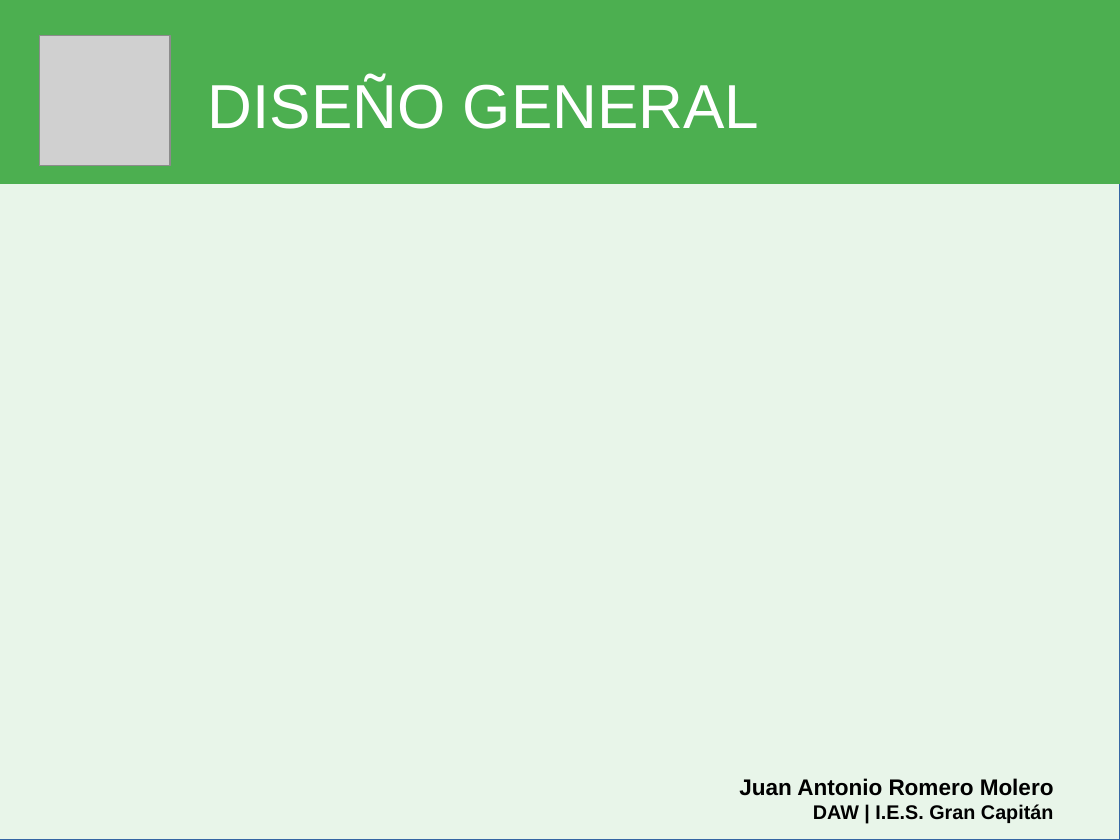
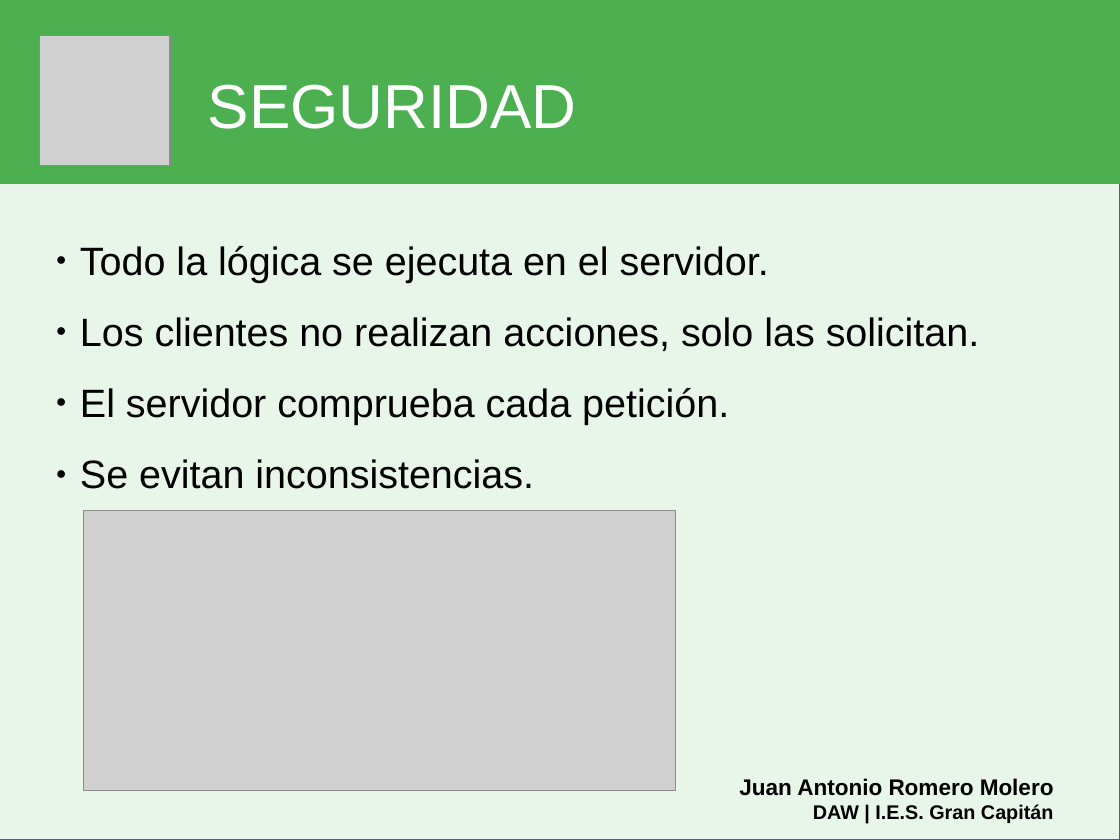
Before and after one commit to DptoInformaticaIESGranCapitan/JaRomero95-brisca-online, a slide deck: slide 14 of ppt/ppt.odp. Drawn at 1120x840 pixels with LibreOffice and Linux fonts; fonts in the diff are those of the drawing; grey boxes stand for pictures. Boxes give left, top, right and bottom in pixels: in the first picture for what was removed or moved away, otherwise in the second. Text is boxed around its words. In the diff, an @@ line names an element or a change of style, - is before the commit and + after.

Commit message:
ppt

```diff
--- a/ppt/ppt.odp
+++ b/ppt/ppt.odp
@@ title at <box>208,84,577,129</box>: text changed @@
-DISEÑO GENERAL
+SEGURIDAD
@@ subtitle added at <box>80,246,980,489</box>, 28 pt, text #000000 @@
+● Todo la lógica se ejecuta en el servidor.
+● Los clientes no realizan acciones, solo las solicitan.
+● El servidor comprueba cada petición.
+● Se evitan inconsistencias.
@@ picture added at <box>84,511,677,792</box> @@
```
Also in this commit, not shown: 3 other slides changed, 2 slides added.
